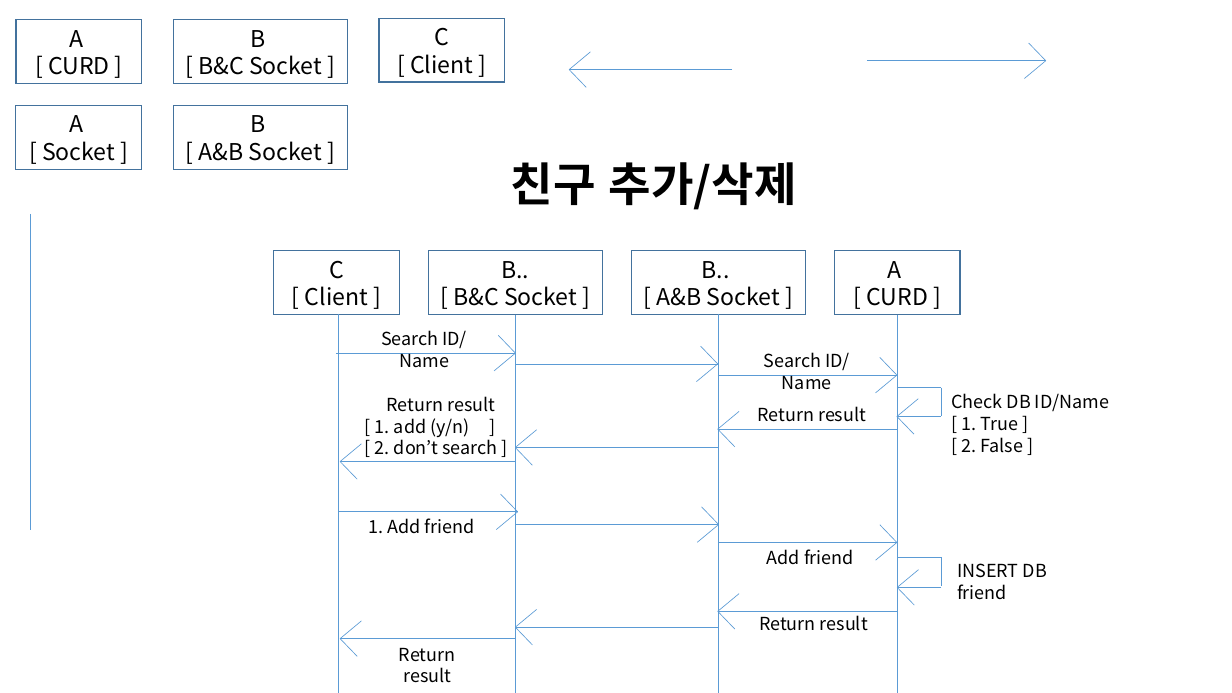
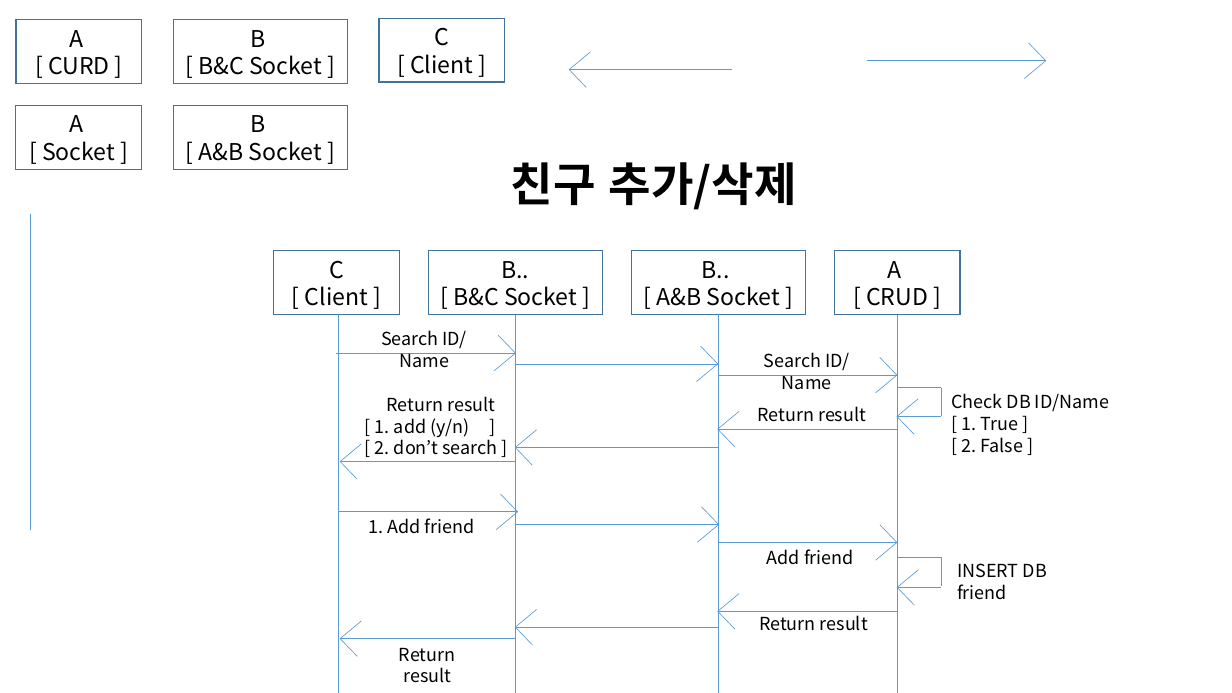
Before and after one commit to YooSeongHyun/Telcoware, a slide deck: slide 2 of flow.pptx. Drawn at 1232x693 pixels with LibreOffice and Linux fonts; fonts in the diff are those of the drawing. Boxes give left, top, right and bottom in pixels: in the first picture for what was removed or moved away, otherwise in the second. Text is boxed around its words. In the diff, an @@ line names an element or a change of style, - is before the commit and + after.

```diff
--- a/flow.pptx
+++ b/flow.pptx
@@ text in rectangle at [866,287,928,306]: text changed @@
-[ CURD ]
+[ CRUD ]
```
Also in this commit, not shown: 2 other slides changed, 4 slides added, 8 other files.
